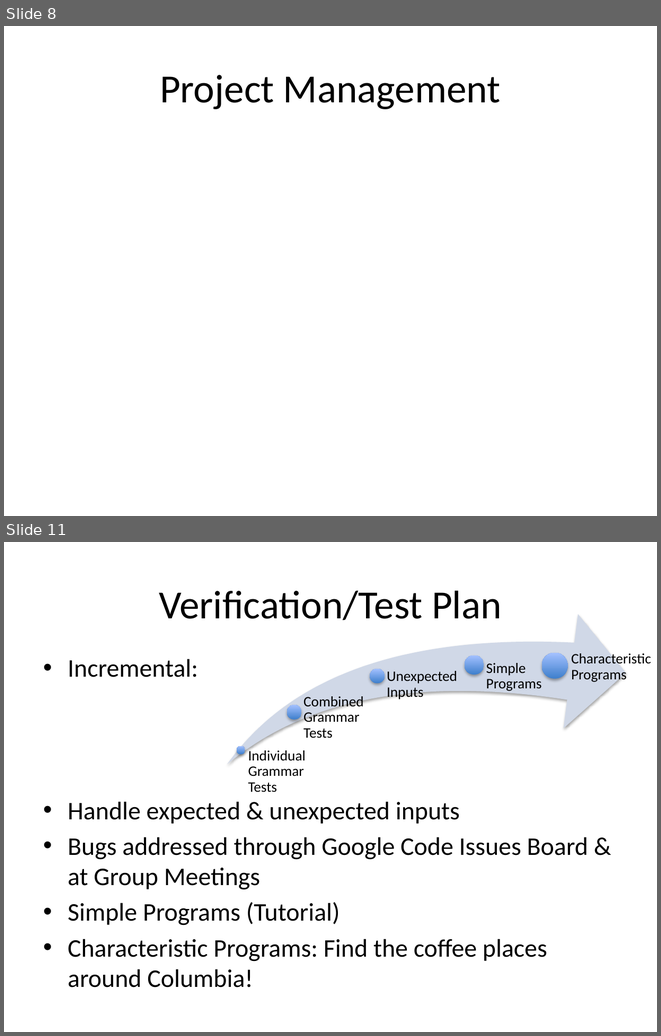
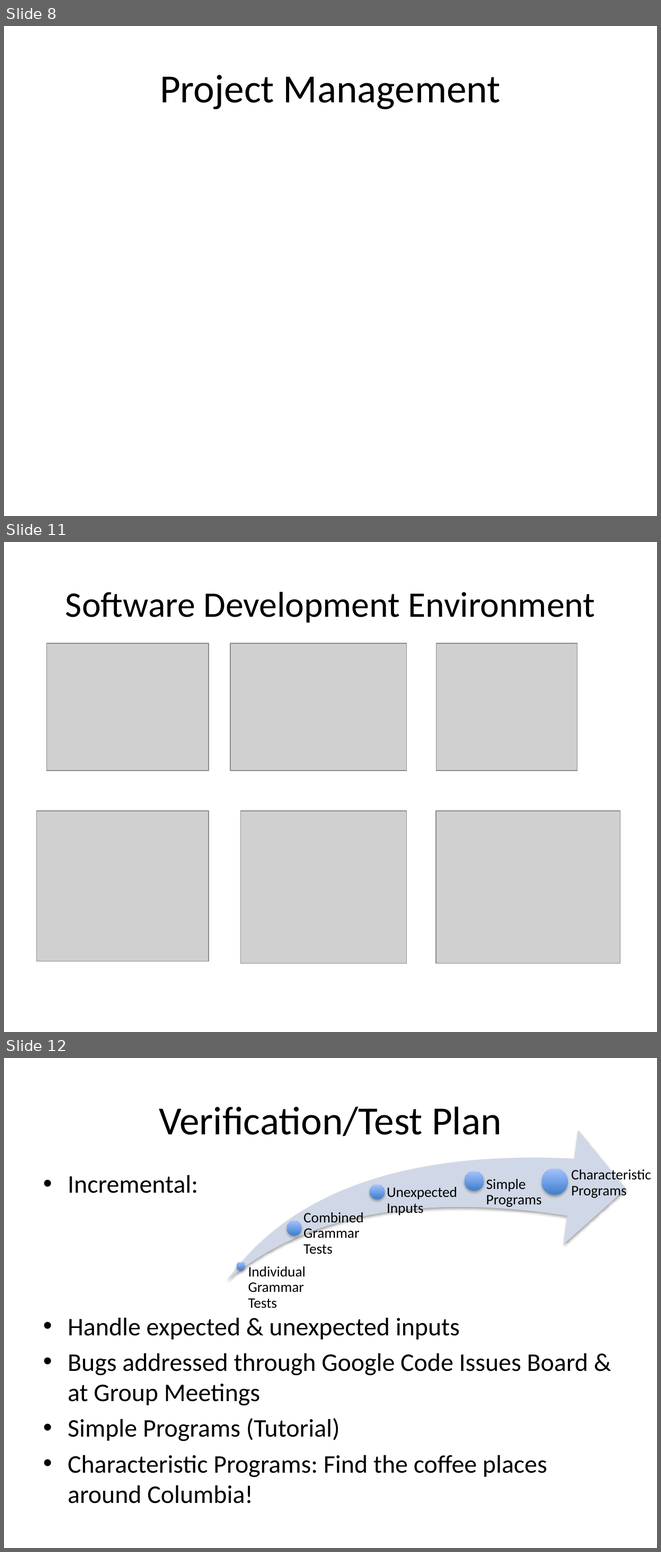
Before and after one commit to hi-itsnee/the-local-programming-language, a slide deck: docs/local_present.pptx. Shown one above the other, each under a label of ours: slides 8 and 11 before the commit, slides 8, 11 and 12 after it; the slides between them are not shown. The pictures are 661x1036 and 661x1552 pixels, drawn with LibreOffice and Linux fonts; fonts in the diff are those of the drawing; grey boxes stand for pictures. Boxes give left, top, right and bottom in pixels: in the first picture for what was removed or moved away, otherwise in the second. Text is boxed around its words. In the diff, an @@ line names an element or a change of style, - is before the commit and + after.

```diff
--- a/docs/local_present.pptx
+++ b/docs/local_present.pptx
@@ slide 11 added at (4, 542, 657, 1032), background #FFFFFF @@
@@ title added at (65, 592, 595, 623), 39.6 pt, text #000000 @@
+Software Development Environment
@@ picture added at (47, 643, 209, 770) @@
@@ picture added at (231, 643, 407, 770) @@
@@ picture added at (436, 643, 577, 770) @@
@@ picture added at (37, 811, 209, 961) @@
@@ picture added at (240, 811, 406, 963) @@
@@ picture added at (436, 811, 620, 963) @@
@@ what was slide 11 is now slide 12 @@
```
Also in this commit, not shown: 1 slide changed, 1 other slide added, 1 slide removed, 1 other file.
